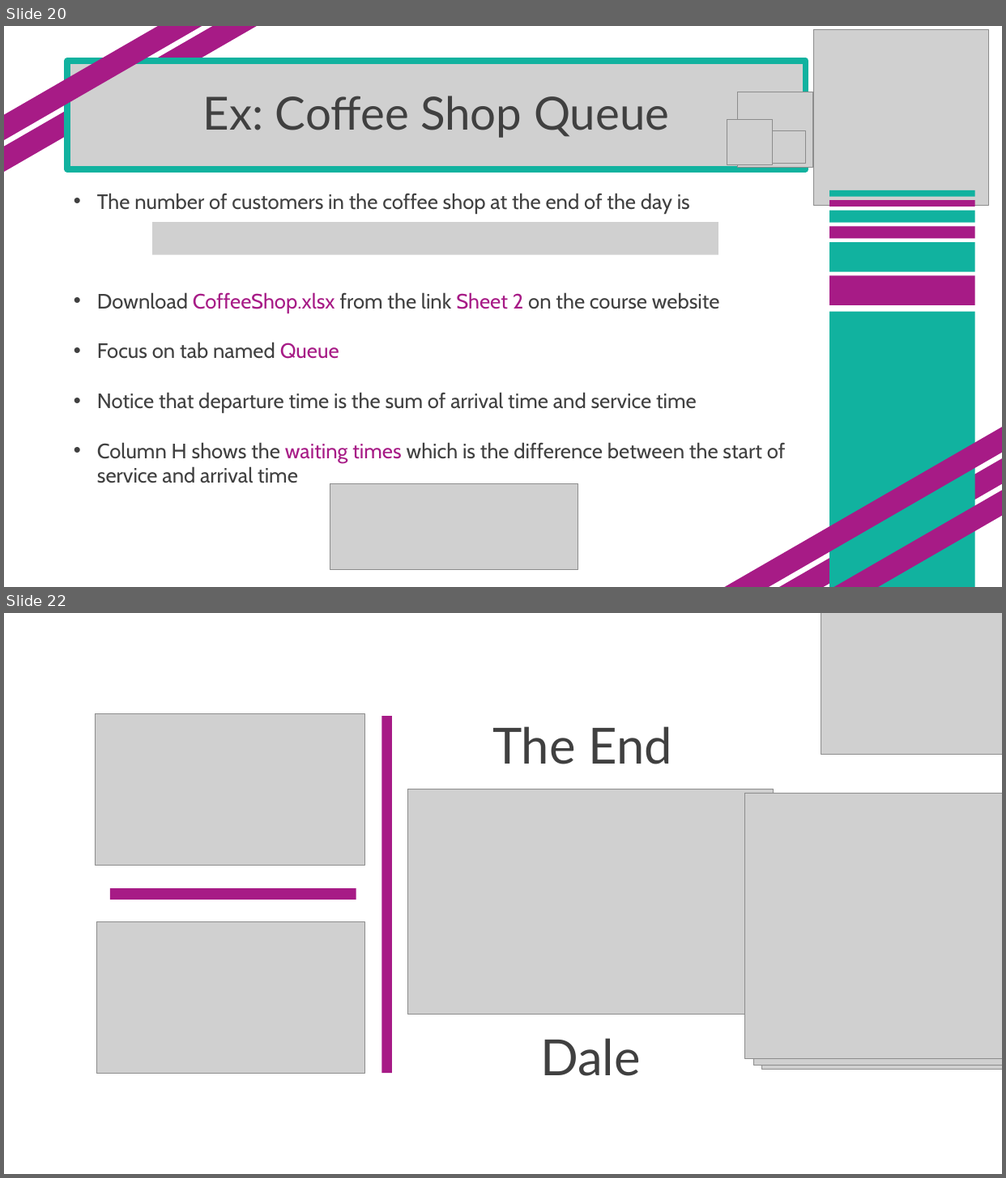
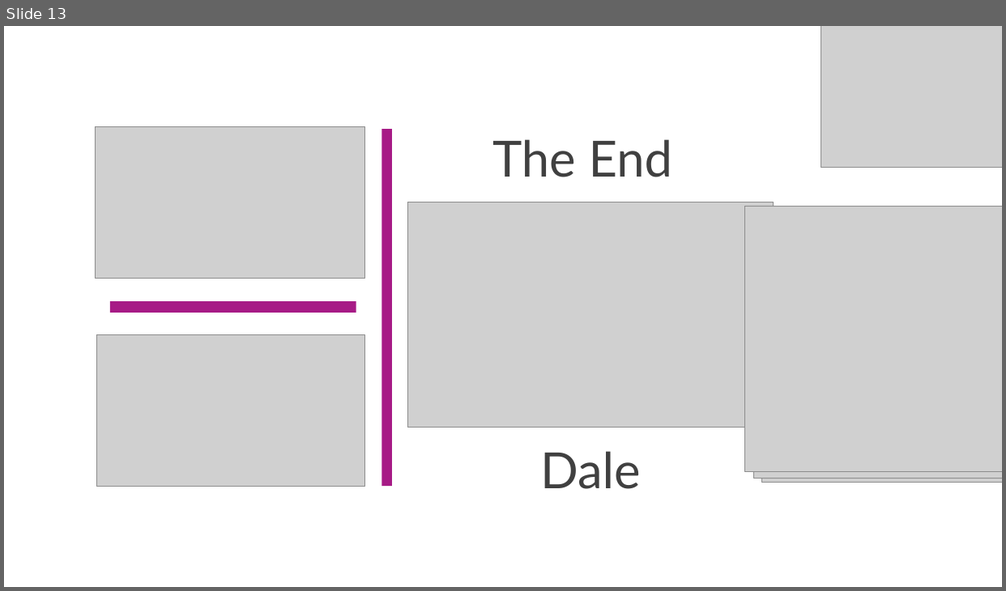
Before and after one commit to SuperMarioGiacomazzo/STOR305_WEBSITE, a slide deck: Lectures/Lecture 30/Lecture 30.pptx. Shown one above the other, each under a label of ours: slides 20 and 22 before the commit, slide 13 after it; the slides between them are not shown. The pictures are 1006x1178 and 1006x591 pixels, drawn with LibreOffice and Linux fonts; fonts in the diff are those of the drawing; grey boxes stand for pictures. Boxes give left, top, right and bottom in pixels: in the first picture for what was removed or moved away, otherwise in the second. Text is boxed around its words. In the diff, an @@ line names an element or a change of style, - is before the commit and + after.

```diff
--- a/Lectures/Lecture 30/Lecture 30.pptx
+++ b/Lectures/Lecture 30/Lecture 30.pptx
@@ slide 20 removed at box(4, 26, 1002, 587), background #FFFFFF @@
@@ rectangle removed at box(4, 26, 268, 184) @@
@@ rectangle removed at box(4, 26, 253, 160) @@
@@ picture removed at box(813, 30, 988, 205) @@
@@ picture removed at box(67, 63, 805, 170) @@
@@ title removed at box(68, 61, 806, 169) @@
-Ex: Coffee Shop Queue
@@ picture removed at box(738, 92, 812, 168) @@
@@ picture removed at box(727, 120, 772, 165) @@
@@ picture removed at box(773, 130, 806, 164) @@
@@ text removed at box(97, 193, 786, 484) @@
-• The number of customers in the coffee shop at the end of the day is
-• Download CoffeeShop.xlsx from the link Sheet 2 on the course website
-• Focus on tab named Queue
-• Notice that departure time is the sum of arrival time and service time
-• Column H shows the waiting times which is the difference between the start of service and arrival time
@@ rectangle removed at box(829, 190, 975, 197) @@
@@ rectangle removed at box(829, 200, 975, 207) @@
@@ rectangle removed at box(829, 210, 975, 222) @@
@@ picture removed at box(152, 222, 718, 255) @@
@@ rectangle removed at box(829, 227, 975, 238) @@
@@ rectangle removed at box(829, 242, 975, 272) @@
@@ rectangle removed at box(829, 276, 975, 306) @@
@@ rectangle removed at box(829, 312, 975, 587) @@
@@ rectangle removed at box(701, 408, 1002, 587) @@
@@ rectangle removed at box(765, 431, 1002, 587) @@
@@ rectangle removed at box(778, 455, 1002, 587) @@
@@ picture removed at box(330, 484, 578, 570) @@
@@ what was slide 22 is now slide 13 @@
```
Also in this commit, not shown: 8 other slides removed, 14 other files.
